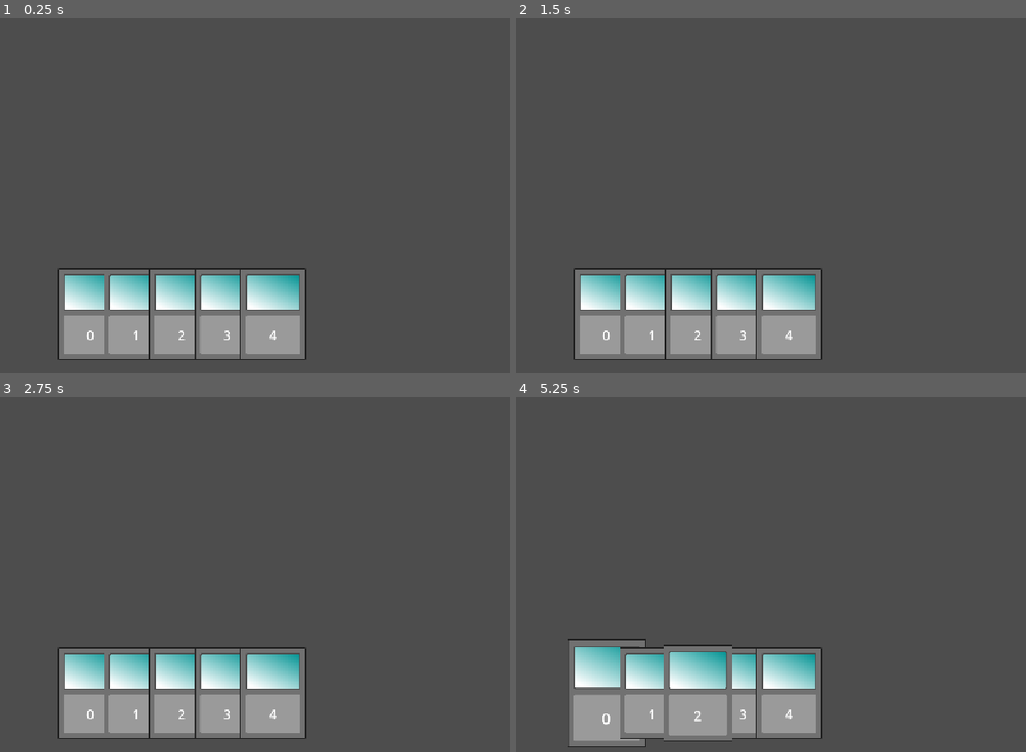
Above: before the commit, frames 1-4 (two rows, left to right).
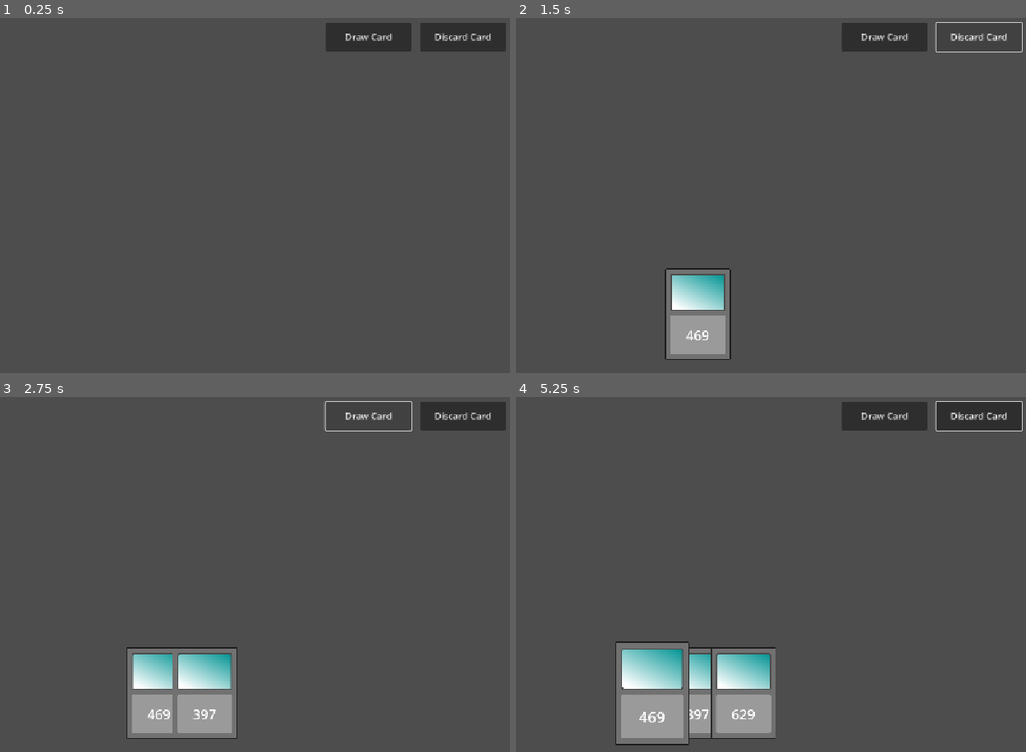
Above: after the commit, the same moments.

Repository: dompetriella/card_engine
Game: Godot game, scene res://root.tscn
Same seed, same stepped clock (60 frames per second), same inputs: the game is played once before the commit and once after it. Before the commit the project starts from res://scenes/root.tscn.
Inputs (mouse positions are in pixels of both pictures, inside the frame that each line leads up to):
- Up to frame 1 (0.25 s): no input
- Up to frame 2 (1.5 s): click (883, 35) at 0.5 s, where only the run after the commit has a clickable "Draw Card"; click (980, 35) at 1.25 s, where only the run after the commit has a clickable "Discard Card"
- Up to frame 3 (2.75 s): click (367, 414) at 2 s, where only the run after the commit has a clickable "Draw Card"
- Up to frame 4 (5.25 s): click (980, 414) at 2.75 s, where only the run after the commit has a clickable "Discard Card"; click (883, 414) at 3.5 s, where only the run after the commit has a clickable "Draw Card"; click (980, 414) at 4.25 s, where only the run after the commit has a clickable "Discard Card"; tap Enter at 5 s; drag from (607, 691) to (786, 691) at 5.02 s

The runs differ from the first frame. In frame 1, 15% of the frame differs, in the area x 11-100%, y 1-97%; in frame 2, 11%; in frame 3, 11%; in frame 4, 11%.

Commit message:
basic drawing and discard working

Diff:
--- /dev/null
+++ b/root.tscn
@@ -0,0 +1,77 @@
+[gd_scene load_steps=4 format=3 uid="uid://bqtegskyhp3e7"]
+
+[ext_resource type="Script" uid="uid://bnvid8s1y4wli" path="res://scripts/card_manager.gd" id="1_pyidc"]
+[ext_resource type="Script" uid="uid://da7r2qghkfi1g" path="res://testing/discard_card.gd" id="3_vvh5c"]
+
+[sub_resource type="GDScript" id="GDScript_pyidc"]
+script/source = "extends Button
+class_name DrawCard
+
+
+func _on_pressed() -> void:
+	var card_manager: CardManager =  get_tree().get_nodes_in_group(GlobalGroupNames.CARD_MANAGER)[0];
+	card_manager.draw_card();
+	card_manager.update_player_hand_card_positions();
+"
+
+[node name="Main" type="Node"]
+
+[node name="World" type="Node2D" parent="."]
+
+[node name="CardManager" type="Node2D" parent="World" groups=["CardManager"]]
+unique_name_in_owner = true
+script = ExtResource("1_pyidc")
+
+[node name="DrawCoordinates" type="Marker2D" parent="World"]
+unique_name_in_owner = true
+position = Vector2(54, 529)
+
+[node name="DiscardCoordinates" type="Marker2D" parent="World"]
+unique_name_in_owner = true
+position = Vector2(1087, 525)
+
+[node name="CanvasLayer" type="CanvasLayer" parent="."]
+
+[node name="Control" type="Control" parent="CanvasLayer"]
+layout_mode = 3
+anchors_preset = 15
+anchor_right = 1.0
+anchor_bottom = 1.0
+grow_horizontal = 2
+grow_vertical = 2
+mouse_filter = 1
+
+[node name="MarginContainer" type="MarginContainer" parent="CanvasLayer/Control"]
+layout_mode = 1
+anchors_preset = 1
+anchor_left = 1.0
+anchor_right = 1.0
+offset_left = -316.0
+offset_bottom = 50.0
+grow_horizontal = 0
+theme_override_constants/margin_left = 8
+theme_override_constants/margin_top = 8
+theme_override_constants/margin_right = 8
+theme_override_constants/margin_bottom = 8
+
+[node name="HBoxContainer" type="HBoxContainer" parent="CanvasLayer/Control/MarginContainer"]
+layout_mode = 2
+theme_override_constants/separation = 16
+alignment = 2
+
+[node name="DrawCard" type="Button" parent="CanvasLayer/Control/MarginContainer/HBoxContainer"]
+unique_name_in_owner = true
+custom_minimum_size = Vector2(150, 50)
+layout_mode = 2
+text = "Draw Card"
+script = SubResource("GDScript_pyidc")
+
+[node name="DiscardCard" type="Button" parent="CanvasLayer/Control/MarginContainer/HBoxContainer"]
+unique_name_in_owner = true
+custom_minimum_size = Vector2(150, 50)
+layout_mode = 2
+text = "Discard Card"
+script = ExtResource("3_vvh5c")
+
+[connection signal="pressed" from="CanvasLayer/Control/MarginContainer/HBoxContainer/DrawCard" to="CanvasLayer/Control/MarginContainer/HBoxContainer/DrawCard" method="_on_pressed"]
+[connection signal="pressed" from="CanvasLayer/Control/MarginContainer/HBoxContainer/DiscardCard" to="CanvasLayer/Control/MarginContainer/HBoxContainer/DiscardCard" method="_on_pressed"]
--- a/scenes/root.tscn
+++ /dev/null
@@ -1,22 +0,0 @@
-[gd_scene load_steps=2 format=3 uid="uid://bqtegskyhp3e7"]
-
-[ext_resource type="Script" uid="uid://bnvid8s1y4wli" path="res://scripts/card_manager.gd" id="1_j5px3"]
-
-[node name="Main" type="Node"]
-
-[node name="World" type="Node2D" parent="."]
-
-[node name="CardManager" type="Node2D" parent="World" groups=["CardManager"]]
-unique_name_in_owner = true
-script = ExtResource("1_j5px3")
-
-[node name="CanvasLayer" type="CanvasLayer" parent="."]
-
-[node name="Control" type="Control" parent="CanvasLayer"]
-layout_mode = 3
-anchors_preset = 15
-anchor_right = 1.0
-anchor_bottom = 1.0
-grow_horizontal = 2
-grow_vertical = 2
-mouse_filter = 1
--- a/scripts/card_manager.gd
+++ b/scripts/card_manager.gd
@@ -2,6 +2,8 @@
 class_name CardManager
 
 @export var first_hand_draw_amount: int = 5;
+@onready var draw_coordinates: Marker2D = %DrawCoordinates
+@onready var discard_coordinates: Marker2D = %DiscardCoordinates
 
 const VIEWPORT_HEIGHT = 648;
 const VIEWPORT_WIDTH = 1152;
@@ -16,21 +18,22 @@
 const CARD_SELECTED_Y_OFFSET: float = -32;
 # in seconds
 const TIME_BEFORE_CARD_IS_DRAGGED: float = 0.5;
+var drag_timer: float = 0.0;
 
 const FOCUS_TWEEN_DURATION: float = 0.2;
 const SELECTION_TWEEN_DURATION: float = 0.2;
 const DRAG_TWEEN_DURATION: float = 0.2;
 
 var is_hovering_over_card: bool = false;
-var drag_timer: float = 0.0;
 
 var card_clicked_in_memory: CardNode;
 var selected_cards: Array[CardNode];
 var player_hand: Array[CardNode] = [];
+var discard_pile: Array[CardNode] = [];
 
 
 func _ready() -> void:
-	draw_starting_hand();
+	pass;
 
 func _process(delta: float) -> void:
 	if (card_clicked_in_memory):
@@ -140,16 +143,11 @@
 	player_hand[index_one] = player_hand[index_two]
 	player_hand[index_two] = temp
 
-
-func draw_starting_hand() -> void:
-	for i in first_hand_draw_amount:
-		draw_card(i);
-
-func draw_card(id: int) -> void:
+func draw_card() -> void:
 	var card_node: CardNode = CARD_NODE.instantiate();
 
 	card_node.scale = DEFAULT_CARD_SCALE;
-	card_node.id = id;
+	card_node.id = randi_range(0, 999);
 	player_hand.append(card_node);
 
 	# bind focus events
@@ -157,6 +155,21 @@
 	card_node.card_unfocused.connect(_on_card_is_unfocused.bind());
 
 	self.add_child(card_node);
+	card_node.global_position = draw_coordinates.global_position;
+	card_node.scale = Vector2(0.1, 0.1);
+	var tween = get_tree().create_tween();
+	tween.tween_property(card_node, "scale", DEFAULT_CARD_SCALE, 0.2).set_ease(Tween.EASE_IN);
+	update_player_hand_card_positions();
+
+func discard_card(card: CardNode) -> void:
+	player_hand.erase(card);
+
+	discard_pile.append(card);
+
+	var tween = get_tree().create_tween();
+	tween.parallel().tween_property(card, "scale", Vector2(0,0), 0.2).set_ease(Tween.EASE_OUT);
+	tween.parallel().tween_property(card, "global_position", discard_coordinates.global_position, 0.2).set_ease(Tween.EASE_OUT);
+
 	update_player_hand_card_positions();
 
 
--- /dev/null
+++ b/testing/discard_card.gd
@@ -0,0 +1,8 @@
+extends Button
+class_name DiscardCard
+
+
+func _on_pressed() -> void:
+	var card_manager: CardManager =  get_tree().get_nodes_in_group(GlobalGroupNames.CARD_MANAGER)[0];
+	for card: CardNode in card_manager.selected_cards:
+		card_manager.discard_card(card);
--- /dev/null
+++ b/testing/draw_card.gd
@@ -0,0 +1,7 @@
+extends Button
+class_name DrawCardButton
+
+
+func _on_pressed() -> void:
+	var card_manager: CardManager =  get_tree().get_nodes_in_group(GlobalGroupNames.CARD_MANAGER)[0];
+	card_manager.draw_card(0);
Not shown, added: testing/discard_card.gd.uid
Not shown, added: testing/draw_card.gd.uid
